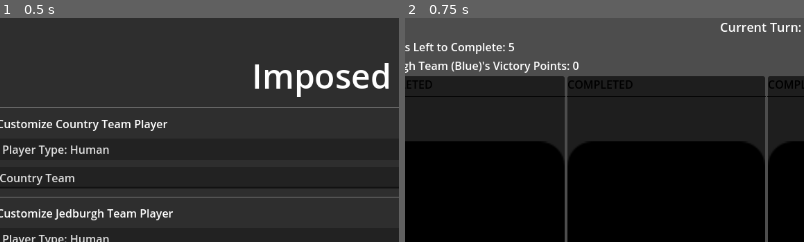
Above: before the commit, frames 1-2 (left to right).
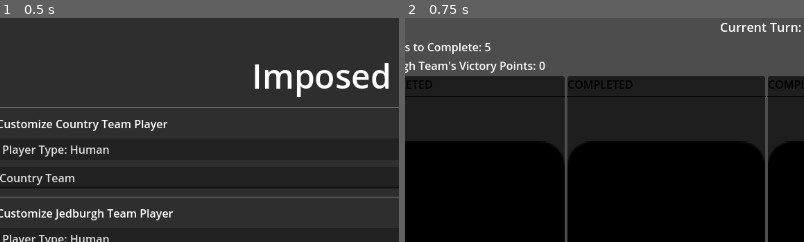
Above: after the commit, the same moments.

Repository: TikhonMcGill/ImposedCost
Game: Godot game, scene res://assets/scenes/main_menu/main_menu.tscn
Two runs of this game, one before a commit and one after it. Both use one fixed random seed, a clock stepped at 60 frames per second and the inputs below. The engine's default icon, where the game draws it, is replaced by a stand-in: a white triangle on a blue panel in a dark square.
Inputs:
- Up to frame 1 (0.5 s): no input
- Up to frame 2 (0.75 s): click "Play" at 0.5 s
The pictures show only the part of the screen within x 5-55%, y 0-50%; the shares and areas given below are measured in that part.

Frame 1 is identical in both runs. In frame 2, 1.3% of the frame differs, in the area x 2-44%, y 11-25%.

Commit message:
Make Gameboard Separate'

Diff:
--- a/assets/scenes/game/game.gd
+++ b/assets/scenes/game/game.gd
@@ -5,38 +5,16 @@
 const RANDOM_PLAYER_SCENE: PackedScene = preload("uid://cl5rbc50mn6yi")
 const HUMAN_PLAYER_SCENE: PackedScene = preload("uid://xsqhafv5gbm1")
 
-const PROJECT_CONTAINER_SCENE: PackedScene = preload("uid://cqmvug1vyaxk5")
-
 var game_state: GameState = GameState.new()
 
 var country_team_player: Player
 var jedburgh_team_player: Player
-var project_containers: Array[ProjectContainer]
 
-@onready var current_turn_label: Label = $GameBoard/CurrentTurnLabel
-
-@onready var project_container_container: HBoxContainer = $GameBoard/ProjectContainerContainer
-@onready var host_nation_influence_track: HostNationInfluenceTrack = $GameBoard/HostNationInfluenceTrack
-
-@onready var projects_to_complete_label: Label = $GameBoard/ProjectsToCompleteLabel
-@onready var victory_points_label: Label = $GameBoard/VictoryPointsLabel
-
-@onready var victor_label: Label = $GameBoard/VictorLabel
+@onready var game_board: GameBoard = $GameBoard
 @onready var back_to_main_menu_button: Button = $GameBoard/BackToMainMenuButton
-
-#region Human UI-Related Nodes
-@onready var card_selector: CardSelector = $GameBoard/HumanUI/CardSelector
-@onready var card_drawn_label: Label = $GameBoard/HumanUI/CardDrawnLabel
-@onready var draw_card_button: Button = $GameBoard/HumanUI/DrawCardButton
-#endregion
 
 func _ready() -> void:
 	_setup_game()
-
-func _process(delta: float) -> void:
-	current_turn_label.text = "Current Turn: %d" % game_state.current_turn
-	projects_to_complete_label.text = "Projects Left to Complete: %d" % game_state.projects_to_complete
-	victory_points_label.text = "%s's Victory Points: %d" % [game_state.get_player_name(GameState.TEAM.JEDBURGH), game_state.victory_points]
 
 #Based on GameManager set Players, set up the Players for each Team
 func _setup_players() -> void:
@@ -98,24 +76,8 @@
 func handle_jedburgh_player_move(move: Move) -> void:
 	game_state.make_move(move)
 
-#Handle Ending the Game
-func _handle_game_over(ratio: float, v_text: String) -> void:
-	victor_label.text = "Ratio: %.2f, %s" % [ratio, v_text]
-
-	current_turn_label.hide()
-	projects_to_complete_label.hide()
-	project_container_container.hide()
-	host_nation_influence_track.hide()
-
-	victor_label.show()
-	back_to_main_menu_button.show()
-
 func _setup_game() -> void:
 	randomize()
-
-	for c: Node in project_container_container.get_children():
-		assert(c is ProjectContainer, "Project Container Container has Node other than ProjectContainer")
-		project_containers.append(c)
 
 	_setup_players()
 
@@ -123,12 +85,14 @@
 
 	game_state.projects_to_complete = GameManager.settings.projects_to_complete
 	game_state.move_taken.connect(handle_move_taken)
-	#game_state.project_set.connect(set_container_project)
-	#game_state.project_completed.connect(_complete_project_container)
-	game_state.host_nation_influence_changed.connect(host_nation_influence_track.set_hn_influence)
 	game_state.game_over.connect(_handle_game_over)
 
+	game_board.game_state = game_state
+
 	country_team_player.take_turn()
+
+func _handle_game_over(_ratio: float, _text: String) -> void:
+	back_to_main_menu_button.show()
 
 #Go back to the Main Menu when the Button is Pressed
 func _on_back_to_main_menu_button_pressed() -> void:
--- a/assets/scenes/game/game.tscn
+++ b/assets/scenes/game/game.tscn
@@ -1,40 +1,12 @@
-[gd_scene load_steps=8 format=3 uid="uid://bhuq1yrd5xvgf"]
+[gd_scene load_steps=3 format=3 uid="uid://bhuq1yrd5xvgf"]
 
 [ext_resource type="Script" uid="uid://dbckof6gs7uaj" path="res://assets/scenes/game/game.gd" id="1_u5a5u"]
-[ext_resource type="PackedScene" uid="uid://c6is68qvrlrb2" path="res://assets/scenes/game/game_board/host_nation_influence_track/host_nation_influence_track.tscn" id="2_0bv3r"]
-[ext_resource type="PackedScene" uid="uid://cdgnbaa7ua3pt" path="res://assets/scenes/game/game_board/victor_label/victor_label.tscn" id="2_krlks"]
-[ext_resource type="PackedScene" uid="uid://bkdsibrlut8m" path="res://assets/scenes/game/game_board/current_turn_label/current_turn_label.tscn" id="3_suxfe"]
-[ext_resource type="PackedScene" uid="uid://dwdg85lo6bacx" path="res://assets/scenes/game/game_board/projects_to_complete_label/projects_to_complete_label.tscn" id="4_iuiwi"]
-[ext_resource type="PackedScene" uid="uid://ci5jxy6b0n6md" path="res://assets/scenes/game/game_board/victory_points_label/victory_points_label.tscn" id="5_ab1nb"]
-[ext_resource type="PackedScene" uid="uid://55k4rbxnjh54" path="res://assets/scenes/game/game_board/project_container_container/project_container_container.tscn" id="6_ab1nb"]
+[ext_resource type="PackedScene" uid="uid://cpffm8drbukx2" path="res://assets/scenes/game/game_board/game_board.tscn" id="2_7b4ci"]
 
 [node name="Game" type="Node"]
 script = ExtResource("1_u5a5u")
 
-[node name="GameBoard" type="VBoxContainer" parent="."]
-anchors_preset = 15
-anchor_right = 1.0
-anchor_bottom = 1.0
-grow_horizontal = 2
-grow_vertical = 2
-
-[node name="VictorLabel" parent="GameBoard" instance=ExtResource("2_krlks")]
-layout_mode = 2
-
-[node name="CurrentTurnLabel" parent="GameBoard" instance=ExtResource("3_suxfe")]
-layout_mode = 2
-
-[node name="ProjectsToCompleteLabel" parent="GameBoard" instance=ExtResource("4_iuiwi")]
-layout_mode = 2
-
-[node name="VictoryPointsLabel" parent="GameBoard" instance=ExtResource("5_ab1nb")]
-layout_mode = 2
-
-[node name="ProjectContainerContainer" parent="GameBoard" instance=ExtResource("6_ab1nb")]
-layout_mode = 2
-
-[node name="HostNationInfluenceTrack" parent="GameBoard" instance=ExtResource("2_0bv3r")]
-layout_mode = 2
+[node name="GameBoard" parent="." instance=ExtResource("2_7b4ci")]
 
 [node name="BackToMainMenuButton" type="Button" parent="GameBoard"]
 visible = false
@@ -42,3 +14,5 @@
 text = "Back to Main Menu"
 
 [connection signal="pressed" from="GameBoard/BackToMainMenuButton" to="." method="_on_back_to_main_menu_button_pressed"]
+
+[editable path="GameBoard"]
--- /dev/null
+++ b/assets/scenes/game/game_board/game_board.gd
@@ -0,0 +1,40 @@
+class_name GameBoard
+extends VBoxContainer
+
+##A UI Element representing a visualization of an Imposed Cost Game Board
+
+var game_state: GameState: set = _set_game_state ##The Game State this Game Board is visualizing
+
+@onready var victor_label: VictorLabel = $VictorLabel
+@onready var current_turn_label: CurrentTurnLabel = $CurrentTurnLabel
+@onready var projects_to_complete_label: ProjectsToCompleteLabel = $ProjectsToCompleteLabel
+@onready var victory_points_label: VictoryPointsLabel = $VictoryPointsLabel
+@onready var project_container_container: ProjectContainerContainer = $ProjectContainerContainer
+@onready var host_nation_influence_track: HostNationInfluenceTrack = $HostNationInfluenceTrack
+
+func _set_game_state(state: GameState) -> void:
+	game_state = state
+
+	game_state.game_over.connect(victor_label.show_winner_text)
+	game_state.game_over.connect(_handle_game_over)
+
+	game_state.turn_over.connect(current_turn_label.show_current_turn)
+	game_state.victory_points_changed.connect(victory_points_label.show_victory_points)
+
+	game_state.project_set.connect(project_container_container.set_container_project)
+	game_state.project_completed.connect(project_container_container.complete_project_container)
+	game_state.project_completed.connect(_handle_project_complete)
+
+	game_state.host_nation_influence_changed.connect(host_nation_influence_track.set_hn_influence)
+
+	current_turn_label.show_current_turn(game_state.current_turn)
+	victory_points_label.show_victory_points(game_state.victory_points)
+	projects_to_complete_label.show_projects_left(game_state.projects_to_complete)
+
+##Handle a Project Completing and Updating the Label
+func _handle_project_complete(_slot: int) -> void:
+	projects_to_complete_label.show_projects_left(game_state.projects_to_complete)
+
+##Handle Ending the Game
+func _handle_game_over(_ratio: float, _v_text: String) -> void:
+	current_turn_label.hide()
--- /dev/null
+++ b/assets/scenes/game/game_board/game_board.tscn
@@ -0,0 +1,35 @@
+[gd_scene load_steps=8 format=3 uid="uid://cpffm8drbukx2"]
+
+[ext_resource type="PackedScene" uid="uid://cdgnbaa7ua3pt" path="res://assets/scenes/game/game_board/victor_label/victor_label.tscn" id="1_dsi5m"]
+[ext_resource type="Script" uid="uid://dj6lu3kvsca1u" path="res://assets/scenes/game/game_board/game_board.gd" id="1_ecqaw"]
+[ext_resource type="PackedScene" uid="uid://bkdsibrlut8m" path="res://assets/scenes/game/game_board/current_turn_label/current_turn_label.tscn" id="2_ecqaw"]
+[ext_resource type="PackedScene" uid="uid://dwdg85lo6bacx" path="res://assets/scenes/game/game_board/projects_to_complete_label/projects_to_complete_label.tscn" id="3_0r1lb"]
+[ext_resource type="PackedScene" uid="uid://ci5jxy6b0n6md" path="res://assets/scenes/game/game_board/victory_points_label/victory_points_label.tscn" id="4_12tj2"]
+[ext_resource type="PackedScene" uid="uid://55k4rbxnjh54" path="res://assets/scenes/game/game_board/project_container_container/project_container_container.tscn" id="5_r5hvb"]
+[ext_resource type="PackedScene" uid="uid://c6is68qvrlrb2" path="res://assets/scenes/game/game_board/host_nation_influence_track/host_nation_influence_track.tscn" id="6_hoty0"]
+
+[node name="GameBoard" type="VBoxContainer"]
+anchors_preset = 15
+anchor_right = 1.0
+anchor_bottom = 1.0
+grow_horizontal = 2
+grow_vertical = 2
+script = ExtResource("1_ecqaw")
+
+[node name="VictorLabel" parent="." instance=ExtResource("1_dsi5m")]
+layout_mode = 2
+
+[node name="CurrentTurnLabel" parent="." instance=ExtResource("2_ecqaw")]
+layout_mode = 2
+
+[node name="ProjectsToCompleteLabel" parent="." instance=ExtResource("3_0r1lb")]
+layout_mode = 2
+
+[node name="VictoryPointsLabel" parent="." instance=ExtResource("4_12tj2")]
+layout_mode = 2
+
+[node name="ProjectContainerContainer" parent="." instance=ExtResource("5_r5hvb")]
+layout_mode = 2
+
+[node name="HostNationInfluenceTrack" parent="." instance=ExtResource("6_hoty0")]
+layout_mode = 2
--- a/assets/scenes/game/game_board/project_container_container/project_container_container.gd
+++ b/assets/scenes/game/game_board/project_container_container/project_container_container.gd
@@ -10,5 +10,5 @@
 	project_containers[slot].set_project(project)
 
 ##Complete a Project Container, implying it is completed
-func _complete_project_container(slot: int) -> void:
+func complete_project_container(slot: int) -> void:
 	project_containers[slot].my_project = null
--- a/assets/scenes/game/game_board/projects_to_complete_label/projects_to_complete_label.gd
+++ b/assets/scenes/game/game_board/projects_to_complete_label/projects_to_complete_label.gd
@@ -3,5 +3,5 @@
 
 ##Label showing no. Projects left to complete in a game of Imposed Cost
 
-func update_projects_left(projects: int) -> void:
+func show_projects_left(projects: int) -> void:
 	text = "Projects to Complete: %d" % projects
--- a/assets/scenes/game/game_board/victor_label/victor_label.gd
+++ b/assets/scenes/game/game_board/victor_label/victor_label.gd
@@ -3,6 +3,6 @@
 
 ##Label which shows the text of the Winner of an Imposed Cost Game
 
-func show_winner_text(_text: String) -> void:
+func show_winner_text(_ratio: float, _text: String) -> void:
 	text = _text
 	show()
Not shown, changed: admin/next_plans.txt
Not shown, changed: admin/plans.txt
Not shown, added: assets/scenes/game/game_board/game_board.gd.uid
